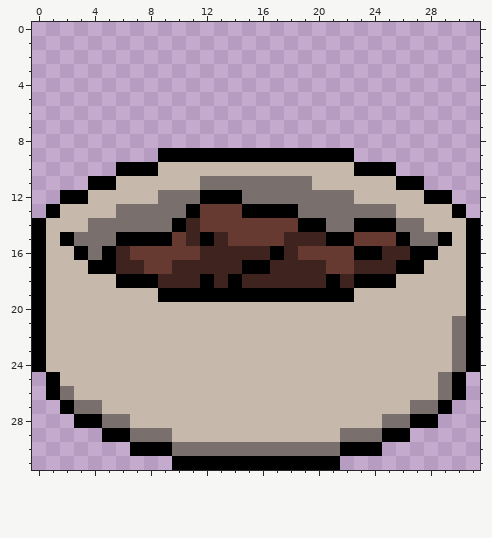
Pixel-art file, stored at Assets/Sprites/foodbowl.aseprite. The picture above was drawn from the file before the commit.
32x32 pixels, 1 frame. Colours within 5 levels of each other are drawn and written as one.
After the commit:
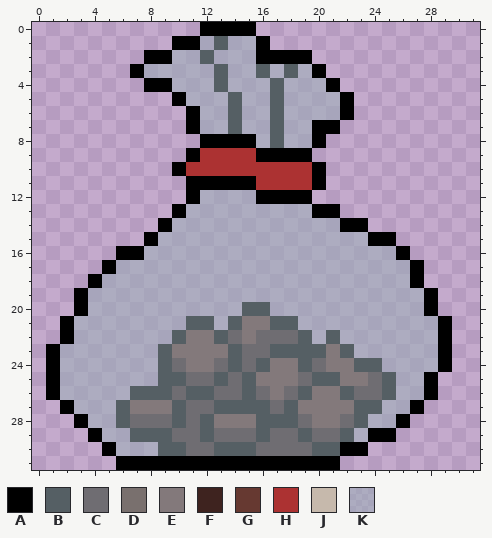
Palette (. is transparent): A #000000  B #555f64  C #6f6d72  D #79706e  E #83797b  F #3e231f  G #663931  H #ac3232  J #c6b9ac  K #9badb78c
Edits made:
layer "Layer 12" added
layer "Layer 13" opacity 50% multiply added
layer "Layer 10" added
layer "Layer 11" opacity 55% added
layer "Layer 2" removed
layer "Layer 3" removed
layer "Layer 1" removed
layer "Layer 8" removed
layer "Layer 9" removed
layer "Layer 7" removed
Changed rows in their new state; - is an unchanged pixel.
first column x 0:
 0 ------------AAAA----------------
 1 ----------AAKBKKA---------------
 2 --------AAKKBKKKAAAA------------
 3 -------AKKKKKBKKBKBKA-----------
 4 --------AAKKKBKKKBKKKA----------
 5 ----------AKKKBKKBKKKKA---------
 6 -----------AKKBKKBKKKKA---------
 7 -----------AKKBKKBKKAA----------
 8 ------------AAAAKBKKA-----------
 9 ---------..-HHHH----...---------
10 ------....AHHHHHHHHHA.....------
11 ----.......AAAAAHHHHA.......----
12 --.........AKKKKAAAA..........--
13 -.........AKKKKKKKKKAA.........-
14 .........AKKKKKKKKKKKKA-........
15 ........-KKKKKKKKKKKKKKKAA......
16 ......AAKKKKKKKKKKKKKKKKKKA.....
17 .....-KKKKKKKKKKKKKKKKKKKKK-....
18 ....AKKKKKKKKKKKKKKKKKKKKKKA....
19 ...AKKKKKKKKKKKKKKKKKKKKKKKKA...
20 ...AKKKKKKKKKKKBBKKKKKKKKKKKA...
21 ..AKKKKKKKKBBKBEEBBKKKKKKKKKKA..
22 ..AKKKKKKKBEEBCECCCBKBKKKKKKKA..
23 .AKKKKKKKBEEEEBCCBBBBEBKKKKKKA..
24 .AKKKKKKKBCEECBCBEEBCEEBBKKKKA..
25 --KKKKKKKBBCCBCBEEECBBEECBKKA..-
26 --KKKKKBBBCBBCCBCECBEEBCCBKKA..-
27 ---KKKBEEEBCCBBBBCBEEEEBBKKA..--
28 ----KKBCCCBCBEEEBBBCEECBKKA..---
29 ----AKKBBBCCBCCCBCCBCCBKA-.-----
30 -----AKKKBBCCBBBCCCCBB--.-------
31 ------AAAA----------------------
Changed places in both pictures, as pixel boxes (x1, y1, x2, y2):
changed: (32, 22, 480, 470)
